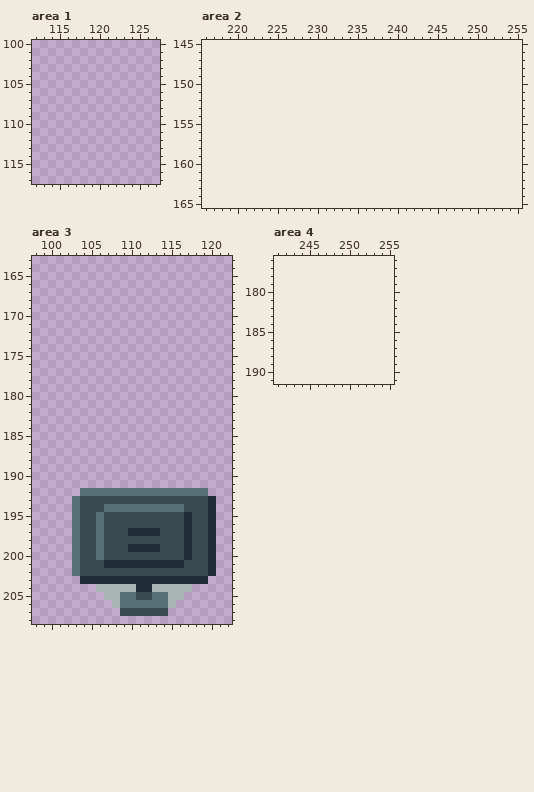
Two versions of one pixel-art file, work/tileset.aseprite. Above, as it was before the edit.
192x256 pixels, 1 frame. Shown: area 1: x 112..127, y 100..117; area 2: x 216..255, y 145..165; area 3: x 98..122, y 163..208; area 4: x 241..255, y 176..191. The old version is drawn lined up with the new one, on the new canvas. The commit also changed other parts of the picture, which this record leaves out.
The result:
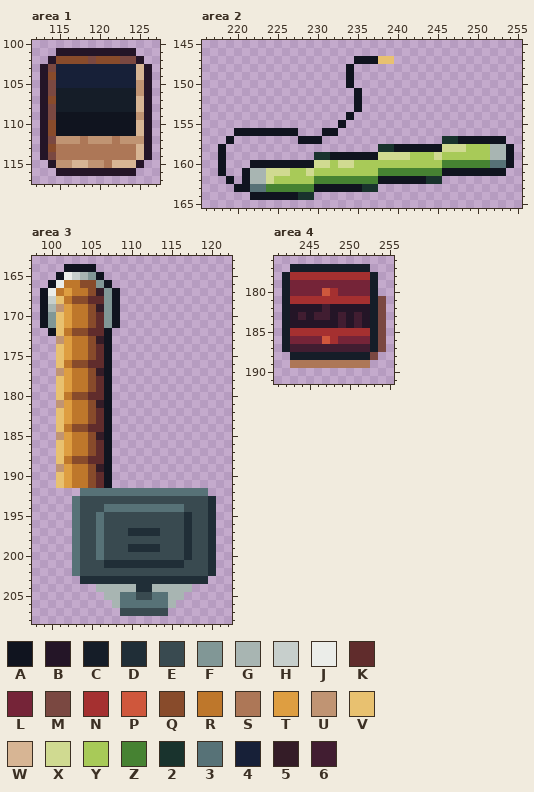
Palette (. is transparent): A #10141f  B #241527  C #151d28  D #202e37  E #394a50  F #819796  G #a8b5b2  H #c7cfcc  J #ebede9  K #602c2c  L #752438  M #7a4841  N #a53030  P #cf573c  Q #884b2b  R #be772b  S #ad7757  T #de9e41  U #c09473  V #e8c170  W #d7b594  X #d0da91  Y #a8ca58  Z #468232  2 #19332d  3 #577277  4 #172038  5 #341c27  6 #411d31
Difference:
canvas 192x256 -> 256x256
--- area 1
@@ x 112..127 @@
 100 ................
-101 ................
-102 ................
-103 ................
-104 ................
-105 ................
-106 ................
-107 ................
-108 ................
-109 ................
-110 ................
-111 ................
-112 ................
-113 ................
-114 ................
-115 ................
-116 ................
+101 ...BBBBBBBBBB...
+102 ..BQQQQMQQQMMB..
+103 .BM4444444444WB.
+104 .BQ4444444444WB.
+105 .BM4444444444UB.
+106 .BMCCCCCCCCCCUB.
+107 .BQCCCCCCCCCCWB.
+108 .BMCCCCCCCCCCWB.
+109 .BMAAAAAAAAAAUB.
+110 .BQAAAAAAAAAAWB.
+111 .BQAAAAAAAAAAWB.
+112 .BMUUUSUUUSUUUB.
+113 .BQSSSSSSSSSSWB.
+114 .BMSSSSSSSSSSWB.
+115 ..BUUWWUUSWWWB..
+116 ...BBBBBBBBBB...
 117 ................
--- area 2
@@ x 216..255 @@
 146 ........................................
-147 ........................................
-148 ........................................
-149 ........................................
-150 ........................................
-151 ........................................
-152 ........................................
-153 ........................................
-154 ........................................
-155 ........................................
-156 ........................................
-157 ........................................
-158 ........................................
-159 ........................................
-160 ........................................
-161 ........................................
-162 ........................................
-163 ........................................
-164 ........................................
+147 ...................AAAVV................
+148 ..................A.....................
+149 ..................A.....................
+150 ..................A.....................
+151 ...................A....................
+152 ...................A....................
+153 ...................A....................
+154 ..................A.....................
+155 .................A......................
+156 ....AAAAAAAA...AA.......................
+157 ...A........AAA...............22AAAAAA..
+158 ..A...................22AAAAAAXXXYYYGGA.
+159 ..A...........22AAAAAAXXXXYYYXYYYYYYGGA.
+160 ..A...AAAAAAAAXXYXXYYYYYYYYYYYZZZZZZ33A.
+161 ..A..AGGXXXYYXYYYYYYYYZZZZZZZZAAAAAAAA..
+162 ...A.AGGXYYYYYZZZZZZZZAAAAAA22..........
+163 ....AA33ZZZZZZAAAAAA22..................
+164 ......AAAAAA22..........................
 165 ........................................
--- area 3
@@ x 98..110 @@
 163 .............
-164 .............
-165 .............
-166 .............
-167 .............
-168 .............
-169 .............
-170 .............
-171 .............
-172 .............
-173 .............
-174 .............
-175 .............
-176 .............
-177 .............
-178 .............
-179 .............
-180 .............
-181 .............
-182 .............
-183 .............
-184 .............
-185 .............
-186 .............
-187 .............
-188 .............
-189 .............
-190 .............
-191 .............
+164 ....AAAA.....
+165 ...AJHGFA....
+166 ..AJRRQQFA...
+167 .AJRTRRQ5FA..
+168 .AHVRQQKKFA..
+169 .AGUTRRQ5FA..
+170 .AFVTRRQKFA..
+171 .AFVTRRQKFA..
+172 ..AVRQQKKA...
+173 ...UTRRQ5A...
+174 ...VTRRQKA...
+175 ...VTRRQKA...
+176 ...VRQQKKA...
+177 ...UTRRQ5A...
+178 ...VTRRQKA...
+179 ...VTRRQKA...
+180 ...VRQQKKA...
+181 ...UTRRQ5A...
+182 ...VTRRQKA...
+183 ...VTRRQKA...
+184 ...VRQQKKA...
+185 ...UTRRQ5A...
+186 ...VTRRQKA...
+187 ...VTRRQKA...
+188 ...VRQQKKA...
+189 ...UTRRQ5A...
+190 ...VTRRQKA...
+191 ...VTRRQKA...
 192 ......3333333
--- area 4
@@ x 241..255 @@
 176 ...............
-177 ...............
-178 ...............
-179 ...............
-180 ...............
-181 ...............
-182 ...............
-183 ...............
-184 ...............
-185 ...............
-186 ...............
-187 ...............
-188 ...............
-189 ...............
+177 ..CCCCCCCCCC...
+178 .CNNNNNNNNNNC..
+179 .CLLLLLLLLLLC..
+180 .CLLLLPNLLLLC..
+181 .CNNNNNNNNNNCM.
+182 .CBBBB6BBBBBCM.
+183 .CB6B66B6B6BCM.
+184 .CBBBBBB6B6BCM.
+185 .CNNNNNNNNNNCM.
+186 .CLLLLPNLLLLCM.
+187 .C6666666666CM.
+188 ..CCCCCCCCCCM..
+189 ..SSSSSSSSSS...
 190 ...............
Changed places in both pictures, as pixel boxes (x1, y1, x2, y2):
added: (40, 48, 152, 176)
added: (218, 56, 514, 200)
added: (40, 264, 120, 488)
added: (282, 264, 386, 368)
